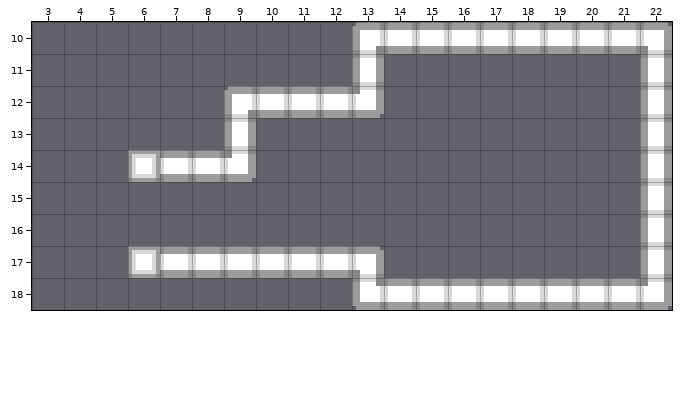
Tiled map: MicroSpace-desktop/bin/data/untitled.tmx. That is the earlier state.
Cells are 8x8 px. Shown: x 3..22, y 10..18.
Once edited:
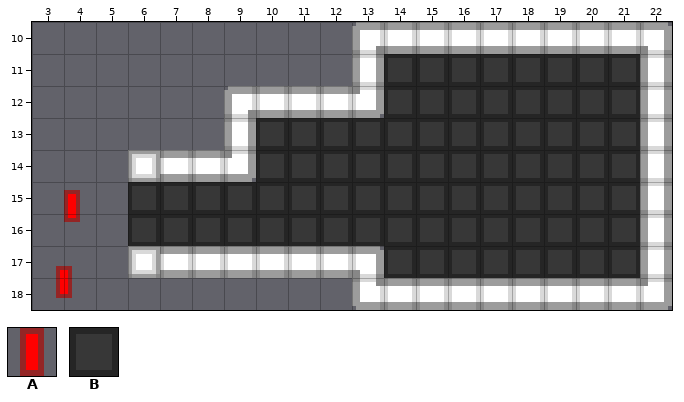
Key: from "tiles": A 153, B 256.
_ is an empty cell.
Objects are placed by their top-left corner, in cells (3,4 is the top-left corner of cell 3,4); size is 1x1 cell unless given.
Tiles of an added or newly shown layer are drawn over the layers below it.
Diff:
Layer "Floor" (added):
Tile B is added in rows 11 to 12 at x 14 to 21; in rows 13 to 14 at x 10 to 21; in rows 15 to 16 at x 6 to 21; in row 17 at x 14 to 21.
Layer "physics":
A new object: A at 3.8,15.2.
A new object: A at 3.5,17.6.
Boxes around the changes in both pictures, in picture pixels (x1, y1, x2, y2):
added: (128, 54, 640, 278)
added: (64, 190, 80, 222)
added: (56, 266, 72, 298)
